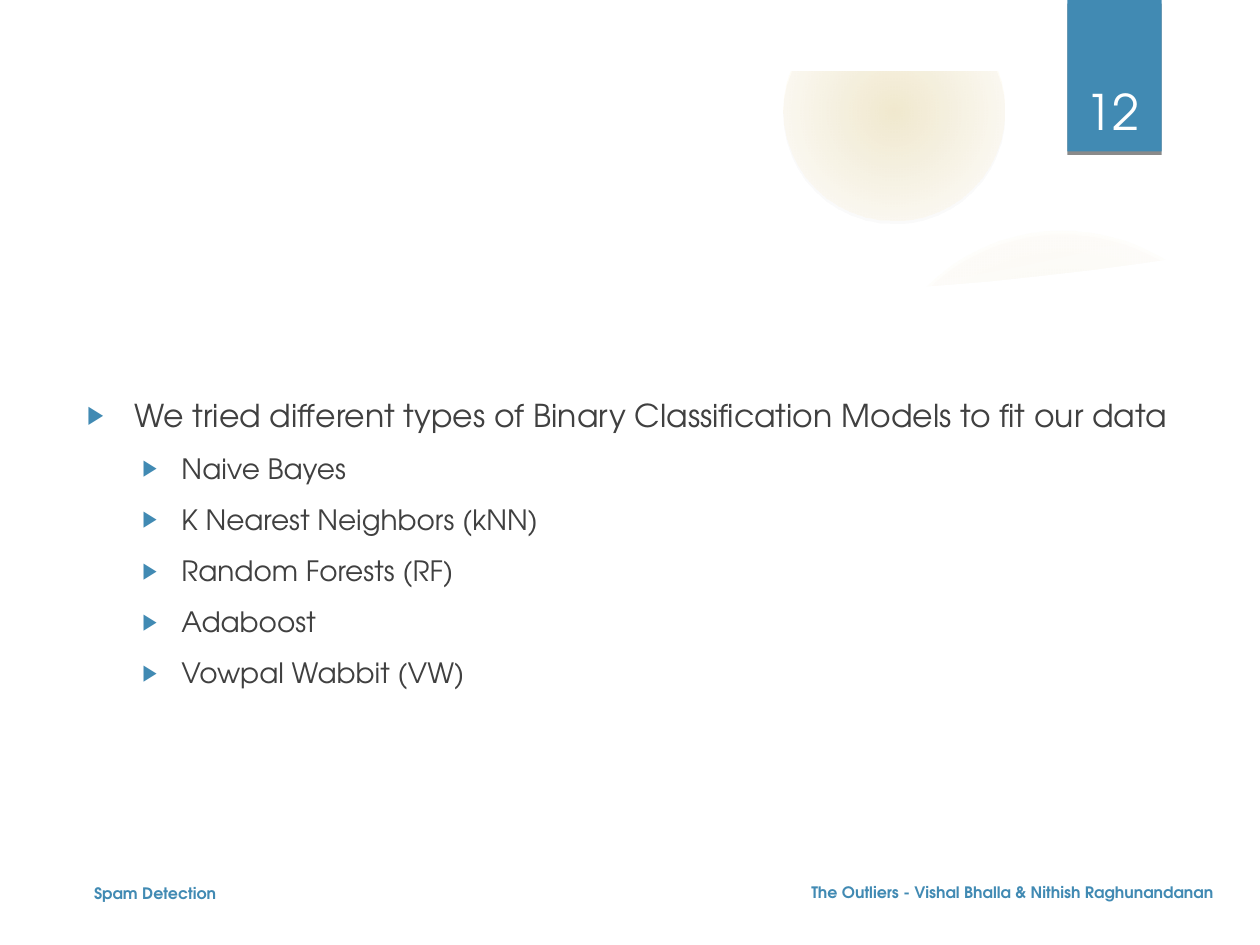
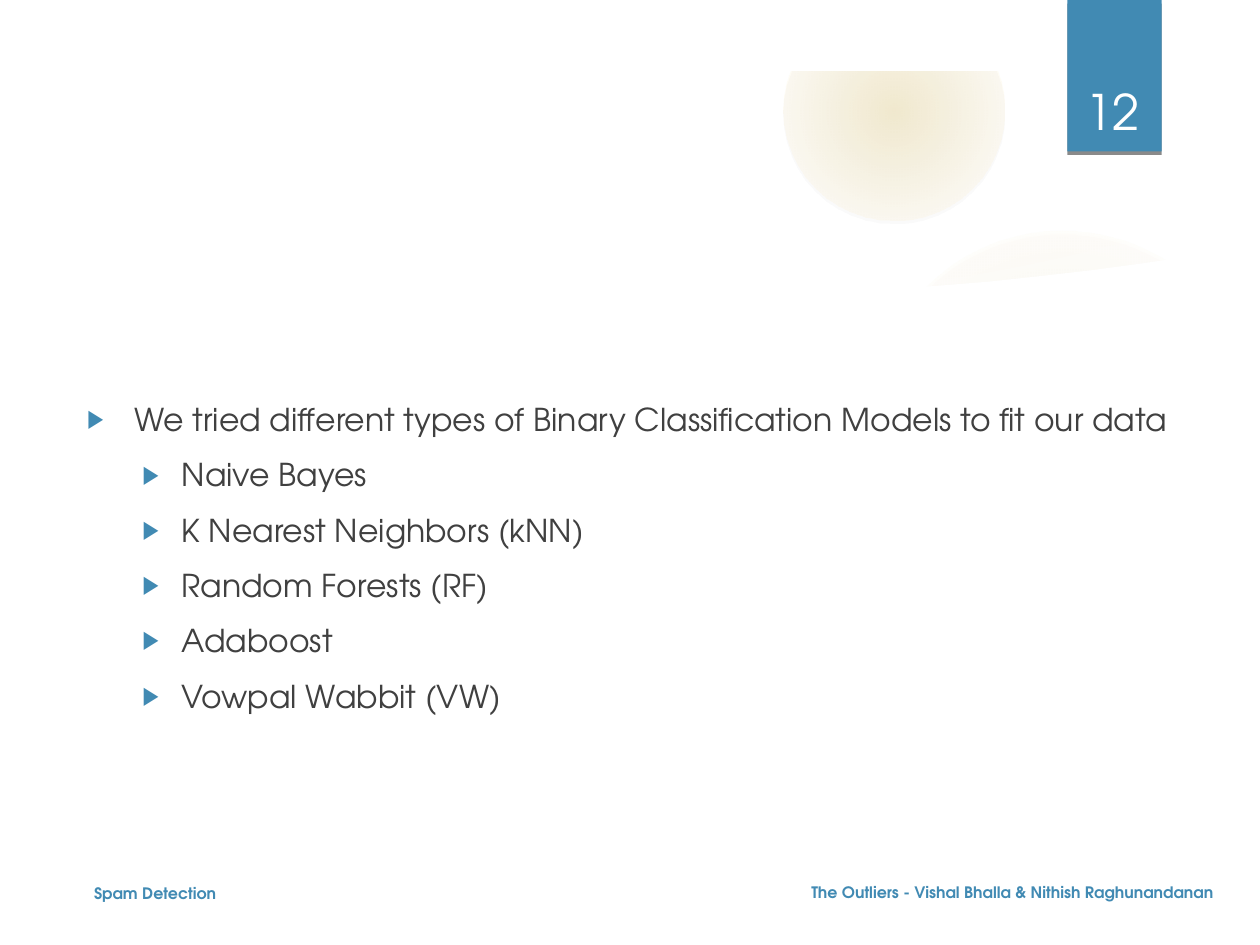
Before and after one commit to nehgu/Anomaly-Detection, a slide deck: slide 12 of Challenges/Spam Filtering Challenge 4/Ppt - Spam Detection Challenge-4.odp. Drawn at 1260x945 pixels with LibreOffice and Linux fonts; fonts in the diff are those of the drawing; background and template pictures are left out. Boxes give left, top, right and bottom in pixels: in the first picture for what was removed or moved away, otherwise in the second. Text is boxed around its words. In the diff, an @@ line names an element or a change of style, - is before the commit and + after.

```diff
--- a/Challenges/Spam Filtering Challenge 4/Ppt - Spam Detection Challenge-4.odp
+++ b/Challenges/Spam Filtering Challenge 4/Ppt - Spam Detection Challenge-4.odp
@@ text at (181, 462, 584, 715): size 16 to 18 pt in "Naive Bayes", "K Nearest Neighbors (kNN)", "Random Forests (RF)", "Adaboost" and 1 more places @@
```
Also in this commit, not shown: 11 other slides changed, 1 slide added.
